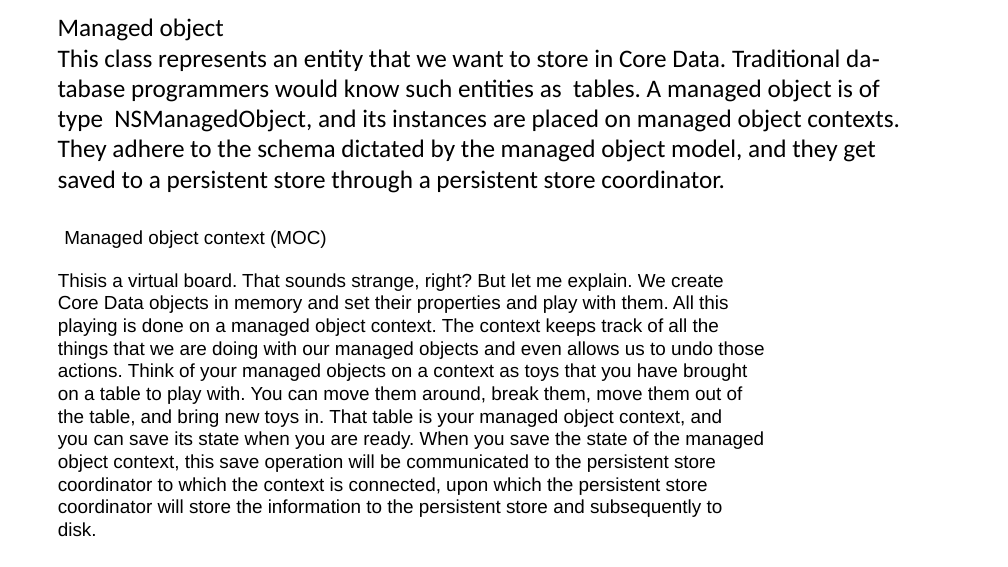
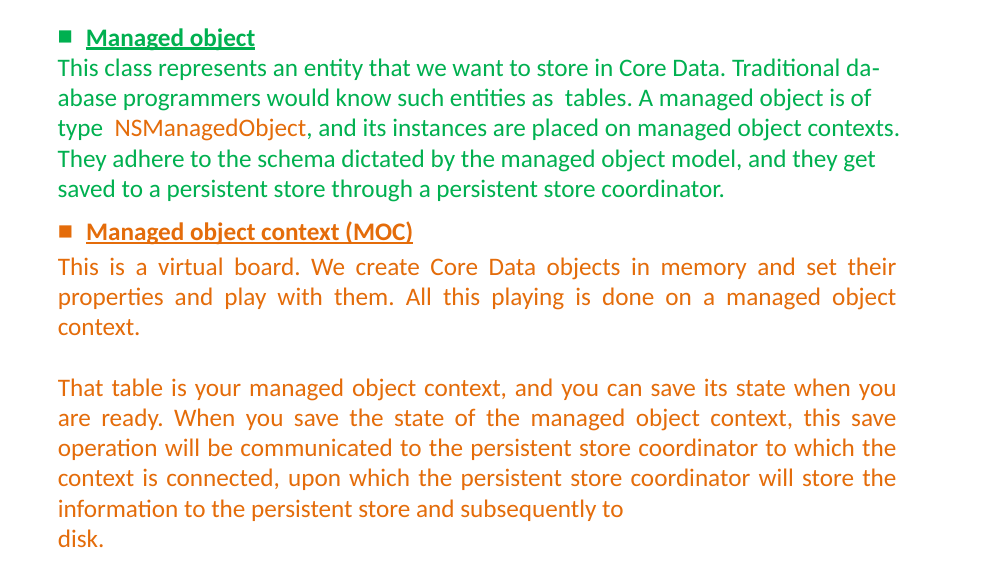
Before and after one commit to aminhngn/Course_Mobile_IOS, a slide deck: slide 24 of course/IOS_Module_03_core_data.pptx (slide 8 before the commit). Drawn at 1008x567 pixels with LibreOffice and Linux fonts; fonts in the diff are those of the drawing. Boxes give left, top, right and bottom in pixels: in the first picture for what was removed or moved away, otherwise in the second. Text is boxed around its words. In the diff, an @@ line names an element or a change of style, - is before the commit and + after.

```diff
--- a/course/IOS_Module_03_core_data.pptx
+++ b/course/IOS_Module_03_core_data.pptx
@@ text "Managed object": place and size @@
-text "Managed object" at (58,18,900,193)
+text "Managed object" at (58,28,901,202)
@@ text at (58,28,901,202): text colour #000000 to #00B050 in "Managed object", "This class represents an entity that we ...", "type NSManagedObject, and its instances are placed ...", "They adhere to the schema dictated by ..." and 1 more places; bold on, underline on in "Managed object"; text colour #000000 to #E46C0A in "NSManagedObject,"; bullet none to ■ @@
@@ text at (58,88,872,111): text changed; text colour #000000 to #00B050 @@
-  tabase programmers would know such entities as tables. A managed object is of
+  abase programmers would know such entities as tables. A managed object is of
@@ text "Managed object context (MOC)": place and size @@
-text "Managed object context (MOC)" at (64,230,327,248)
+text "Managed object context (MOC)" at (86,221,413,245)
@@ text "Managed object context (MOC)" at (86,221,413,245): size 18 to 24 pt, font Arial to Calibri, text colour #000000 to #E46C0A, bold on, underline on; bullet none to ■ @@
@@ text "This is a virtual board. ...": place and size @@
-text "This is a virtual board. ..." at (58,273,764,536)
+text "This is a virtual board. ..." at (58,257,897,548)
@@ text at (58,257,897,521): text changed; size 18 to 24 pt; font Arial to Calibri; text colour #000000 to #E46C0A @@
-Thisis a virtual board. That sounds strange, right? But let me explain. We create
-Core Data objects in memory and set their properties and play with them. All this
-playing is done on a managed object context. The context keeps track of all the
-things that we are doing with our managed objects and even allows us to undo those
-actions. Think of your managed objects on a context as toys that you have brought
-on a table to play with. You can move them around, break them, move them out of
-the table, and bring new toys in. That table is your managed object context, and
-you can save its state when you are ready. When you save the state of the managed
-object context, this save operation will be communicated to the persistent store
-coordinator to which the context is connected, upon which the persistent store
-coordinator will store the information to the persistent store and subsequently to
+This is a virtual board. We create Core Data objects in memory and set their properties and play with them. All this playing is done on a managed object context.
+That table is your managed object context, and you can save its state when you are ready. When you save the state of the managed object context, this save operation will be communicated to the persistent store coordinator to which the context is connected, upon which the persistent store coordinator will store the information to the persistent store and subsequently to
@@ text at (58,529,105,548): size 18 to 24 pt, font Arial to Calibri, text colour #000000 to #E46C0A in "disk."; alignment left to justified @@
```
Also in this commit, not shown: 16 other slides changed, 28 slides added, 10 slides removed, 3 other files.
